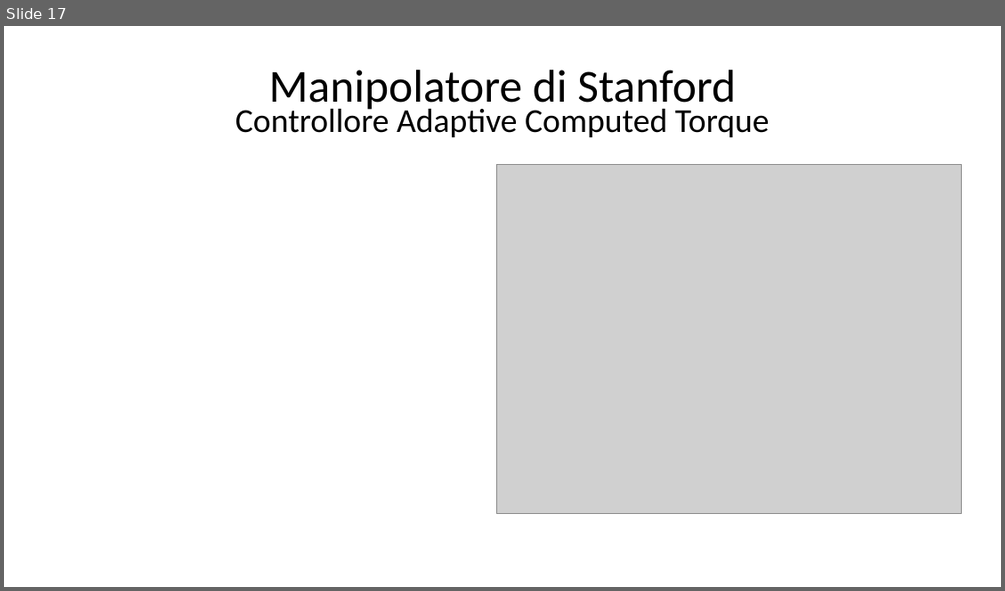
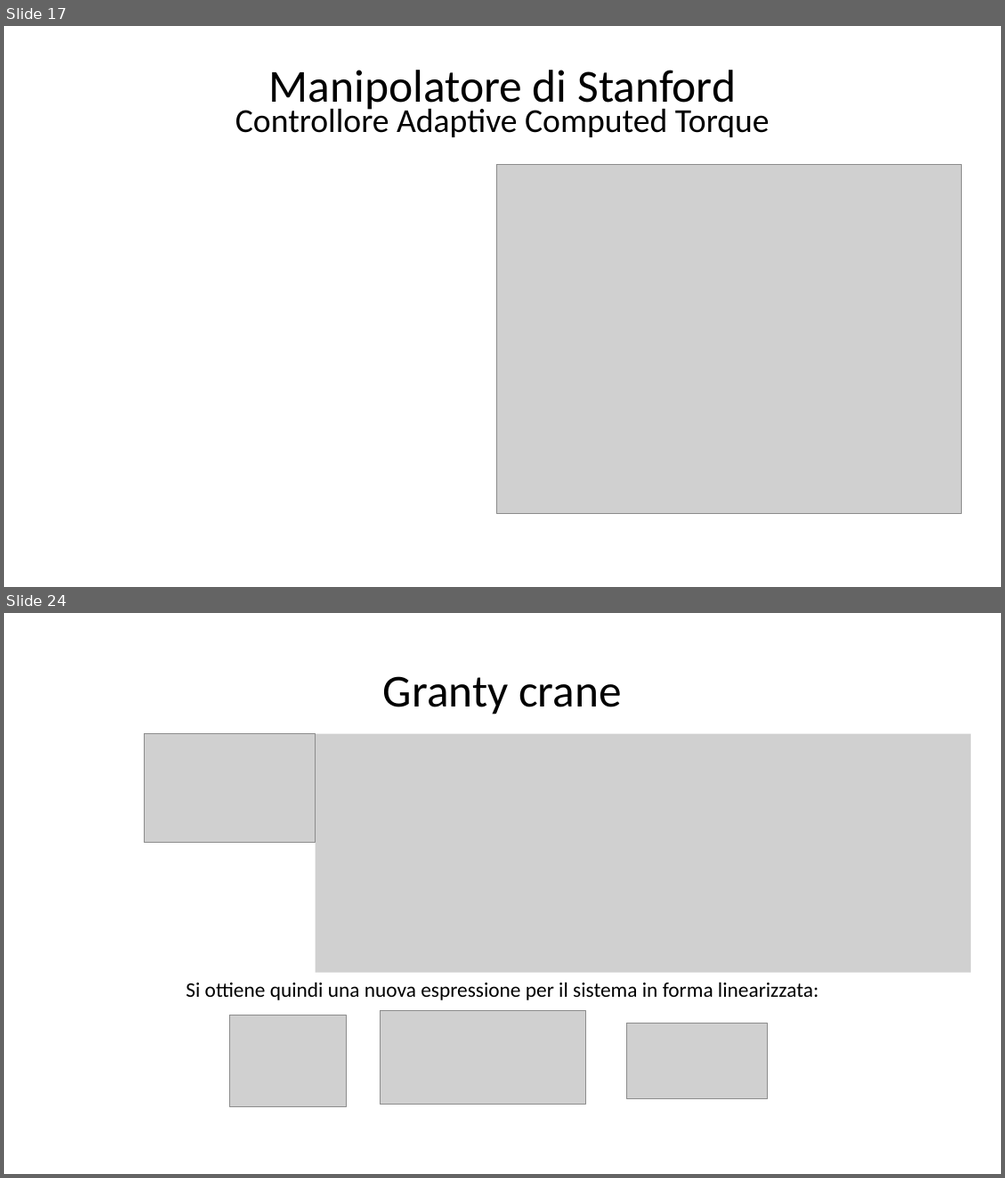
Before and after one commit to giga487/BicchiGas, a slide deck: Relazione/Presentazione.pptx. Shown one above the other, each under a label of ours: slide 17 before the commit, slides 17 and 24 after it; the slides between them are not shown. The pictures are 1005x591 and 1005x1178 pixels, drawn with LibreOffice and Linux fonts; fonts in the diff are those of the drawing; grey boxes stand for pictures. Boxes give left, top, right and bottom in pixels: in the first picture for what was removed or moved away, otherwise in the second. Text is boxed around its words. In the diff, an @@ line names an element or a change of style, - is before the commit and + after.

```diff
--- a/Relazione/Presentazione.pptx
+++ b/Relazione/Presentazione.pptx
@@ slide 24 added at <box>4,613,1001,1174</box>, background #FFFFFF @@
@@ text added at <box>383,676,622,714</box>, 44 pt, text #000000 @@
+Granty crane
@@ picture added at <box>144,733,316,843</box> @@
@@ picture added at <box>316,733,971,972</box> @@
@@ text added at <box>186,981,818,1000</box>, 20 pt, text #000000 @@
+Si ottiene quindi una nuova espressione per il sistema in forma linearizzata:
@@ picture added at <box>380,1011,586,1104</box> @@
@@ picture added at <box>230,1014,347,1107</box> @@
@@ picture added at <box>627,1022,768,1098</box> @@
```
Also in this commit, not shown: 3 slides changed, 8 other slides added, 19 other files.
